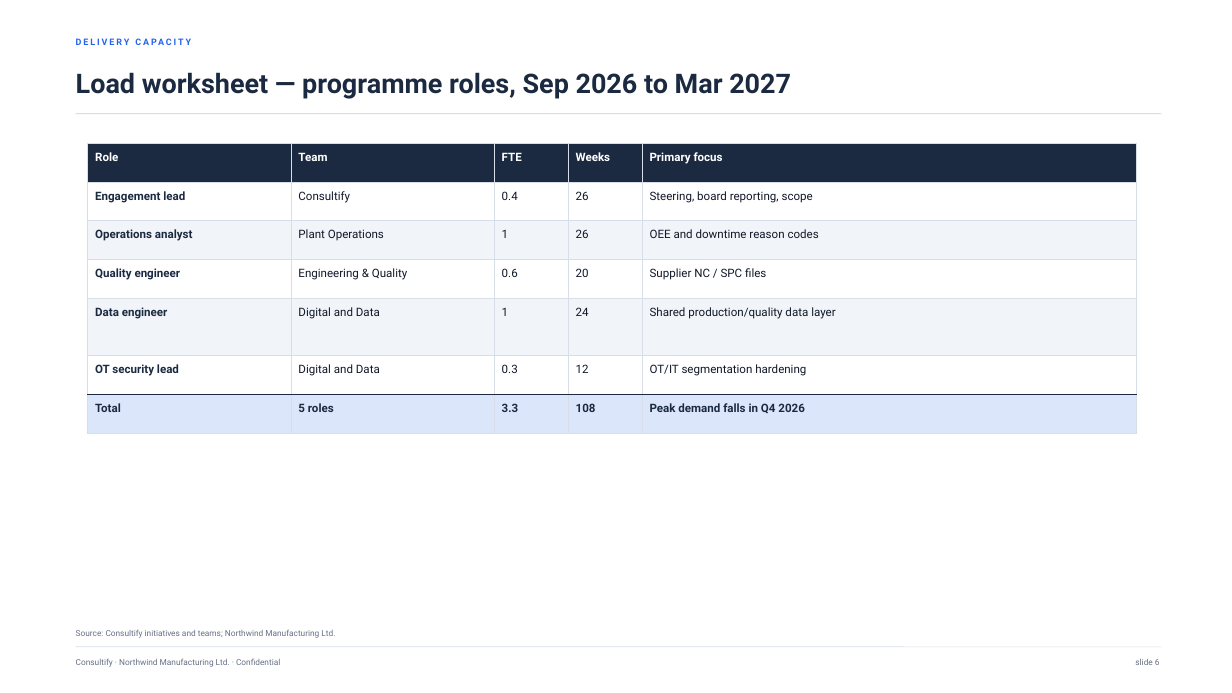
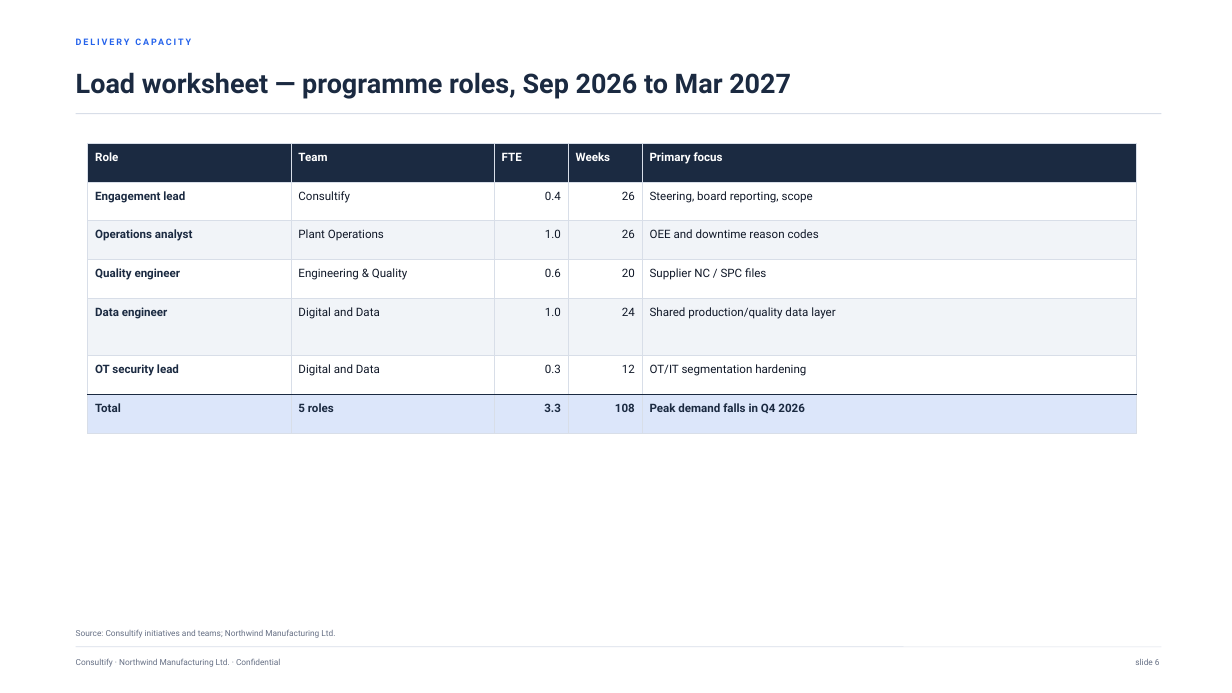
Before and after one commit to PiotrWisniewskiDBR77/consultify, a slide deck: slide 6 of docs/program/EXPORT_1_PPTX_20260916/dowody/northwind-board-deck.pptx. Drawn at 1232x693 pixels with LibreOffice and Linux fonts; fonts in the diff are those of the drawing. Boxes give left, top, right and bottom in pixels: in the first picture for what was removed or moved away, otherwise in the second. Text is boxed around its words. In the diff, an @@ line names an element or a change of style, - is before the commit and + after.

```diff
--- a/docs/program/EXPORT_1_PPTX_20260916/dowody/northwind-board-deck.pptx
+++ b/docs/program/EXPORT_1_PPTX_20260916/dowody/northwind-board-deck.pptx
@@ table at [88,143,1137,417] @@
-row 3, column 3: 1
+row 3, column 3: 1.0
-row 5, column 3: 1
+row 5, column 3: 1.0
@@ alignment left to right @@
```
Also in this commit, not shown: 2 other slides changed, 13 other files.
